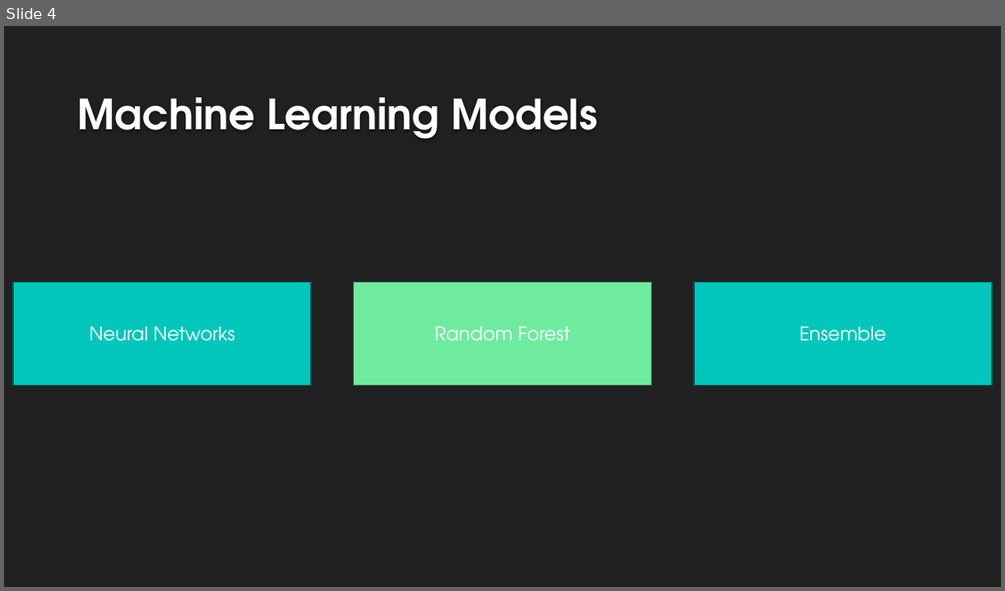
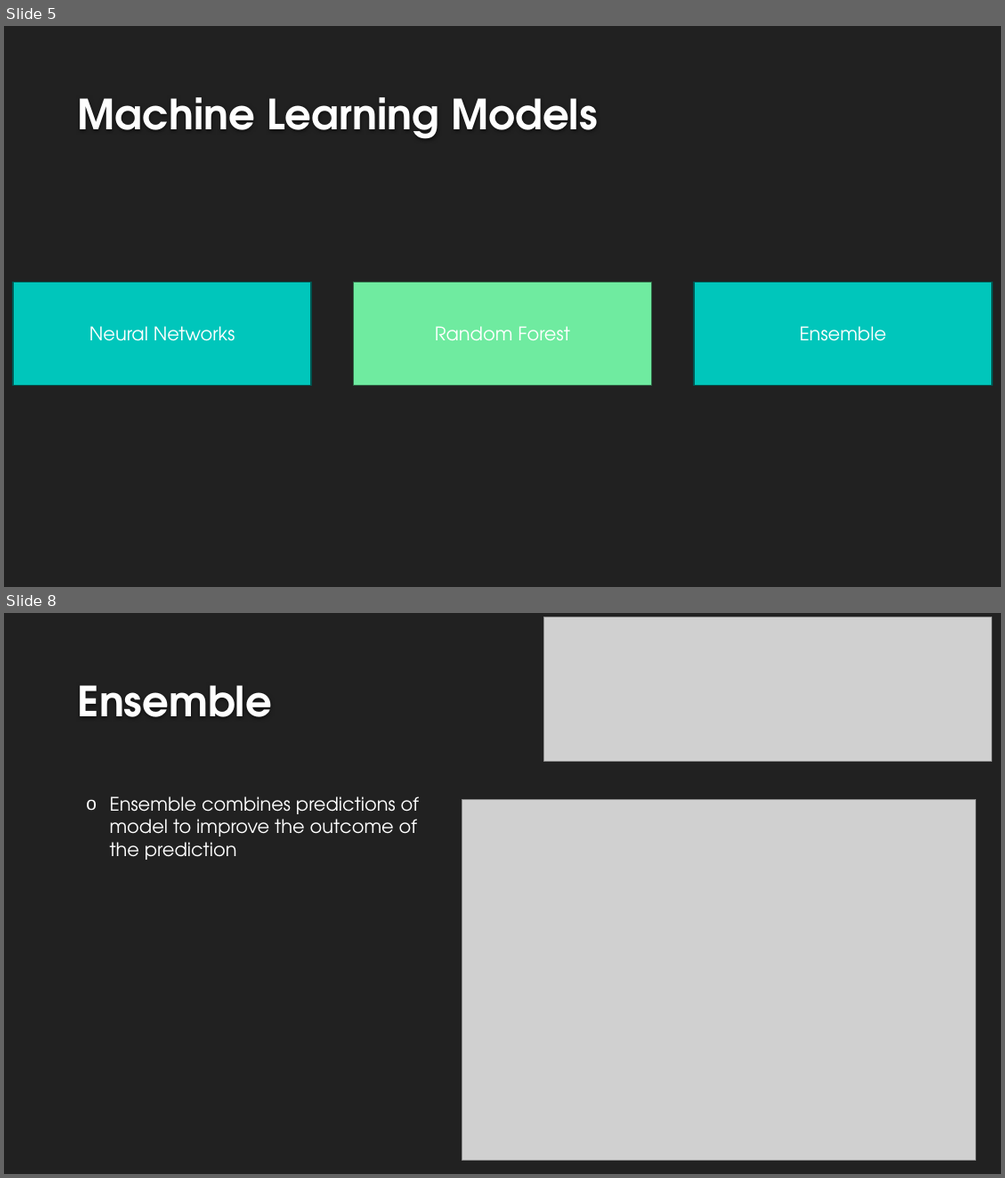
Before and after one commit to KavishNaran/Loan-risk---machine-learning, a slide deck: Credit Loan Presentation.pptx. Shown one above the other, each under a label of ours: slide 4 before the commit, slides 5 and 8 after it; the slides between them are not shown. The pictures are 1005x591 and 1005x1178 pixels, drawn with LibreOffice and Linux fonts; fonts in the diff are those of the drawing; grey boxes stand for pictures; background and template pictures are left out. Boxes give left, top, right and bottom in pixels: in the first picture for what was removed or moved away, otherwise in the second. Text is boxed around its words. In the diff, an @@ line names an element or a change of style, - is before the commit and + after.

```diff
--- a/Credit Loan Presentation.pptx
+++ b/Credit Loan Presentation.pptx
@@ slide 8 added at [4, 613, 1001, 1174], background #212121 @@
@@ picture added at [544, 617, 992, 761] @@
@@ title added at [78, 685, 272, 717], 40 pt, text #FEFEFE, bold @@
+Ensemble
@@ text added at [110, 796, 419, 860], 18 pt, text #FFFFFF @@
+o Ensemble combines predictions of model to improve the outcome of the prediction
@@ picture added at [461, 799, 976, 1159] @@
@@ what was slide 4 is now slide 5 @@
```
Also in this commit, not shown: 3 slides changed, 6 other slides added, 6 slides removed, 1 other file.
